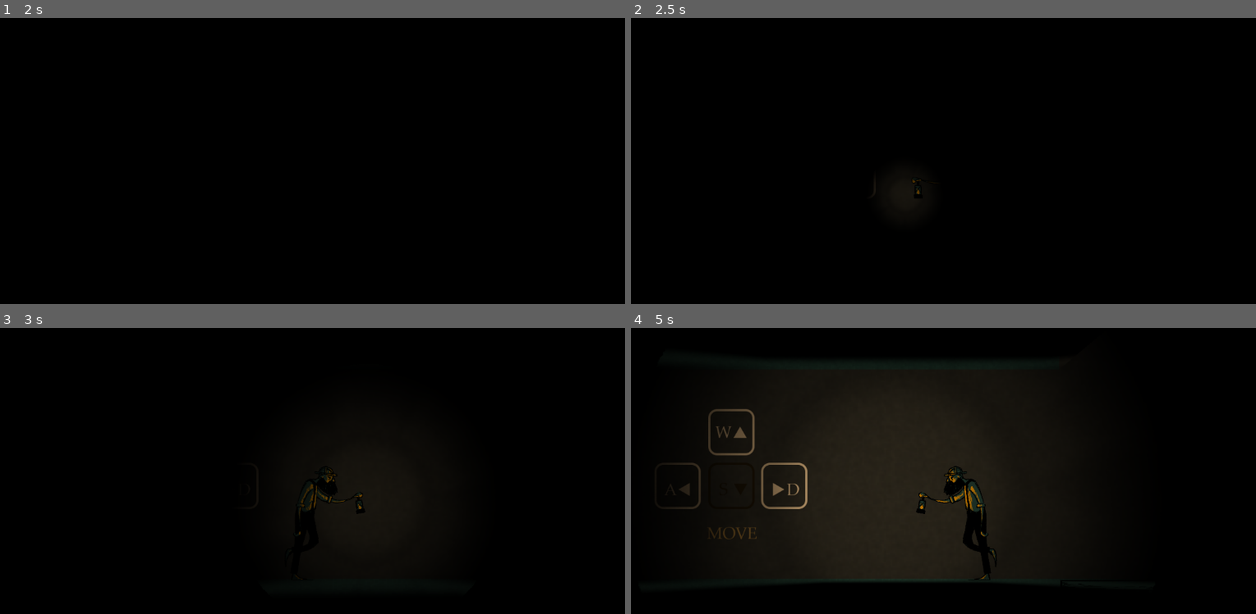
Above: before the commit, frames 1-4 (two rows, left to right).
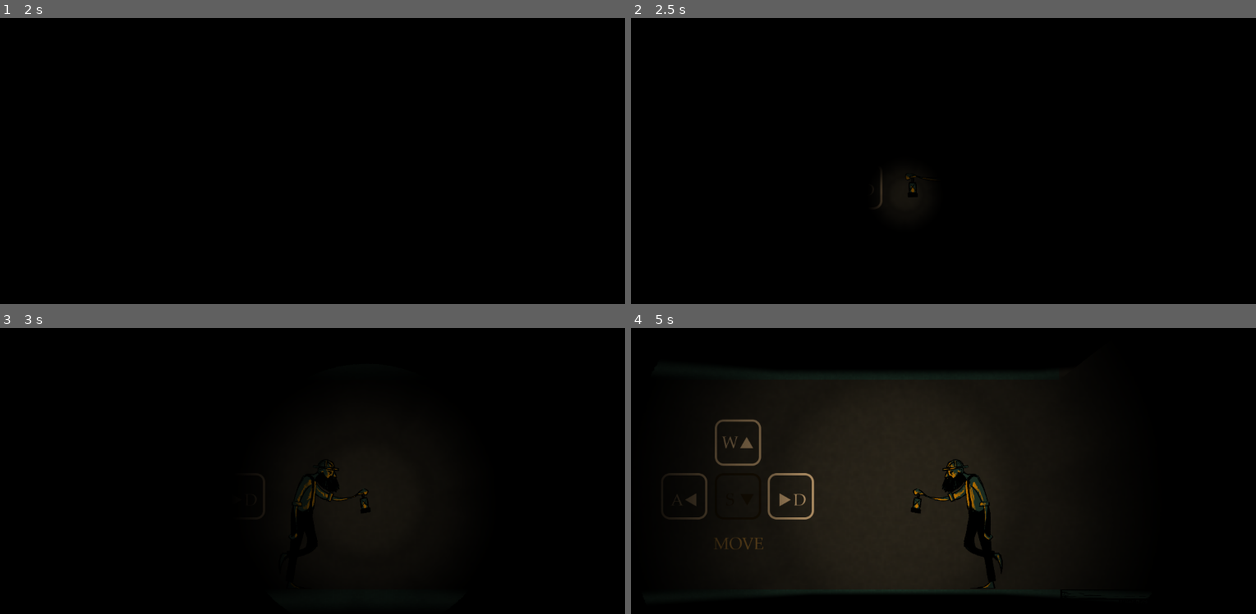
Above: after the commit, the same moments.

Repository: HedgeLizards/GGJ21
Game: Godot game, scene res://scenes/World.tscn
The game is run twice, just before and just after one commit, with the same random seed, the same clock (stepped at 60 frames per second) and the same inputs. This scene is started directly instead of the project's main scene. Sound files missing from this copy of the repository are replaced by a short silence.
Inputs (mouse positions are in pixels of both pictures, inside the frame that each line leads up to):
- Up to frame 1 (2 s): tap Enter at 0.5 s; move the mouse to (468, 189) at 0.52 s; hold F (interact) 0.53-1.28 s; hold Right (right) from 0.53 s (still down); tap Up (up) at 0.77, 1.07, 1.52, 1.82 s; tap Space at 1.25 s; move the mouse to (193, 226) at 1.27 s; tap C (switch) at 1.35 s
- Up to frame 2 (2.5 s): tap Enter at 2 s; move the mouse to (1024, 123) at 2.02 s; release Right (right) at 2.03 s; hold Left (left) from 2.03 s (still down); hold F (interact) from 2.03 s (still down)
- Up to frame 3 (3 s): move the mouse to (293, 593) at 2.77 s; release Left (left) at 2.78 s; release F (interact) at 2.78 s; hold Right (right) from 2.78 s (still down); tap C (switch) at 2.85 s
- Up to frame 4 (5 s): tap Up (up) at 3.02, 3.32, 3.77, 4.07, 4.52, 4.82 s; move the mouse to (1156, 576) at 3.52 s; hold F (interact) 3.53-4.28 s; move the mouse to (756, 462) at 4.27 s; release Right (right) at 4.28 s; hold Left (left) from 4.28 s (still down); tap C (switch) at 4.35 s

Frame 1 is identical in both runs. In frame 2, less than 0.1% of the frame differs, in the area x 39-47%, y 55-67%; in frame 3, 0.3%; in frame 4, 4.1%, in the area x 6-66%, y 12-93%.

Commit message:
Various small improvements

Diff:
--- a/scenes/Canary.tscn
+++ b/scenes/Canary.tscn
@@ -9,7 +9,7 @@
 [ext_resource path="res://assets/canary/4.png" type="Texture" id=7]
 
 [sub_resource type="RectangleShape2D" id=1]
-extents = Vector2( 20, 10.8339 )
+extents = Vector2( 25, 17 )
 
 [sub_resource type="SpriteFrames" id=2]
 animations = [ {
@@ -36,12 +36,11 @@
 z_index = 1
 texture = ExtResource( 3 )
 color = Color( 0.615686, 0.627451, 0.717647, 1 )
-energy = 0.7
 shadow_enabled = true
 shadow_color = Color( 0, 0, 0, 1 )
 
 [node name="Sprite" type="AnimatedSprite" parent="."]
 position = Vector2( -8, -4 )
-scale = Vector2( 0.25, 0.25 )
+scale = Vector2( 0.285, 0.285 )
 frames = SubResource( 2 )
 animation = "idle"
--- a/scenes/Elevator.tscn
+++ b/scenes/Elevator.tscn
@@ -16,7 +16,7 @@
 scale = Vector2( 6, 1.5 )
 
 [node name="Sprite" type="Sprite" parent="Floor"]
-position = Vector2( 0, 5 )
+position = Vector2( 0, 3.9 )
 scale = Vector2( 0.053, 0.18 )
 texture = ExtResource( 2 )
 
--- a/scenes/Environment.tscn
+++ b/scenes/Environment.tscn
@@ -154,7 +154,7 @@
 }
 
 [node name="Instructions1" type="Sprite" parent="."]
-position = Vector2( 2280, -384 )
+position = Vector2( 2292, -384 )
 scale = Vector2( 0.8, 0.8 )
 texture = ExtResource( 7 )
 
--- a/scenes/Lever.tscn
+++ b/scenes/Lever.tscn
@@ -7,7 +7,7 @@
 [ext_resource path="res://assets/sounds/LEVER.wav" type="AudioStream" id=5]
 
 [sub_resource type="RectangleShape2D" id=1]
-extents = Vector2( 17.8102, 17.6146 )
+extents = Vector2( 15, 15 )
 
 [sub_resource type="Animation" id=2]
 resource_name = "pull_lever"
@@ -29,7 +29,7 @@
 script = ExtResource( 2 )
 
 [node name="CollisionShape2D" type="CollisionShape2D" parent="."]
-position = Vector2( 0, -3.53954 )
+position = Vector2( 0, 9 )
 shape = SubResource( 1 )
 
 [node name="Sprite" type="Sprite" parent="."]
@@ -37,14 +37,14 @@
 texture = ExtResource( 1 )
 
 [node name="Stick" type="Sprite" parent="."]
-position = Vector2( -1, 8.50512 )
+position = Vector2( 0, 20 )
 scale = Vector2( 0.25, 0.25 )
 texture = ExtResource( 3 )
 offset = Vector2( 0, -50 )
 
 [node name="Base" type="Sprite" parent="."]
-position = Vector2( -1.17984, 6.80153 )
-scale = Vector2( 0.25, 0.25 )
+position = Vector2( 0, 16.5 )
+scale = Vector2( 0.285, 0.285 )
 texture = ExtResource( 4 )
 
 [node name="PullAnimation" type="AnimationPlayer" parent="."]
--- a/scenes/Miner.tscn
+++ b/scenes/Miner.tscn
@@ -18,24 +18,24 @@
 [ext_resource path="res://assets/miner/miner_idle_1.png" type="Texture" id=16]
 
 [sub_resource type="RectangleShape2D" id=1]
-extents = Vector2( 50, 100 )
+extents = Vector2( 50, 120 )
 
 [sub_resource type="SpriteFrames" id=2]
 animations = [ {
 "frames": [ ExtResource( 3 ), ExtResource( 16 ) ],
 "loop": true,
 "name": "idle",
-"speed": 5.0
-}, {
-"frames": [ ExtResource( 6 ) ],
-"loop": true,
-"name": "jump",
-"speed": 5.0
+"speed": 6.0
 }, {
 "frames": [ ExtResource( 6 ), ExtResource( 12 ), ExtResource( 11 ), ExtResource( 9 ), ExtResource( 10 ), ExtResource( 8 ), ExtResource( 7 ), ExtResource( 13 ) ],
 "loop": true,
 "name": "walk",
 "speed": 6.0
+}, {
+"frames": [ ExtResource( 6 ) ],
+"loop": false,
+"name": "jump",
+"speed": 0.0
 } ]
 
 [node name="Miner" type="KinematicBody2D"]
@@ -44,13 +44,13 @@
 script = ExtResource( 2 )
 
 [node name="CollisionShape2D" type="CollisionShape2D" parent="."]
-position = Vector2( 0, 10 )
+position = Vector2( 0, 9 )
 shape = SubResource( 1 )
 
 [node name="Sprite" type="AnimatedSprite" parent="."]
-scale = Vector2( 0.25, 0.25 )
+scale = Vector2( 0.285, 0.285 )
 frames = SubResource( 2 )
-animation = "jump"
+animation = "idle"
 
 [node name="Hand" type="Node2D" parent="."]
 position = Vector2( 85, -30 )
--- a/scenes/World.tscn
+++ b/scenes/World.tscn
@@ -31,7 +31,7 @@
 [node name="Environment" parent="." instance=ExtResource( 1 )]
 
 [node name="Miner" parent="." instance=ExtResource( 2 )]
-position = Vector2( 2304, -320 )
+position = Vector2( 2304, -321 )
 
 [node name="Camera" type="Camera2D" parent="Miner"]
 current = true
@@ -40,7 +40,7 @@
 [node name="Tween" type="Tween" parent="Miner/Camera"]
 
 [node name="Canary" parent="." instance=ExtResource( 3 )]
-position = Vector2( 720, -203 )
+position = Vector2( 720, -209 )
 
 [node name="CanvasModulate" type="CanvasModulate" parent="."]
 color = Color( 0, 0, 0, 1 )
